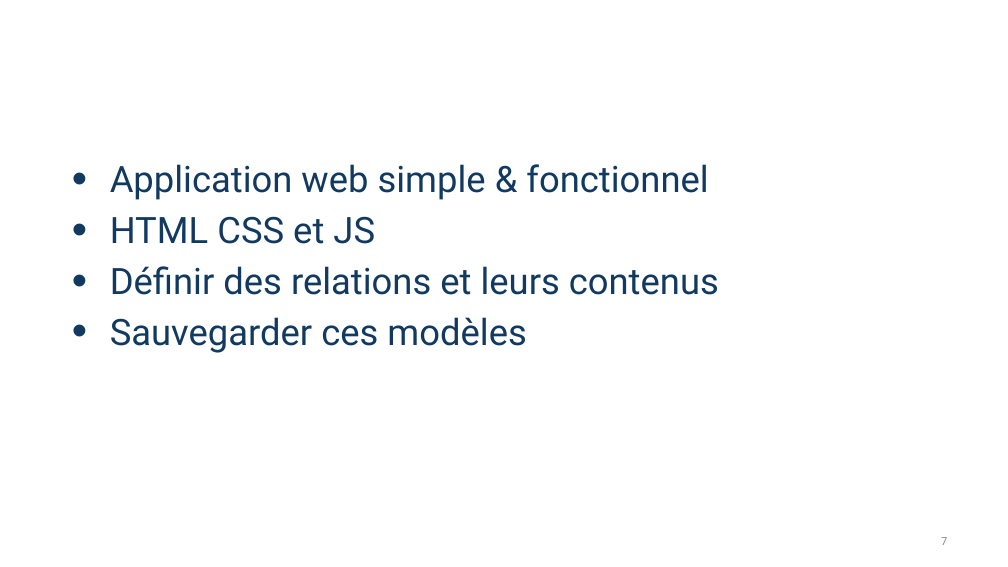
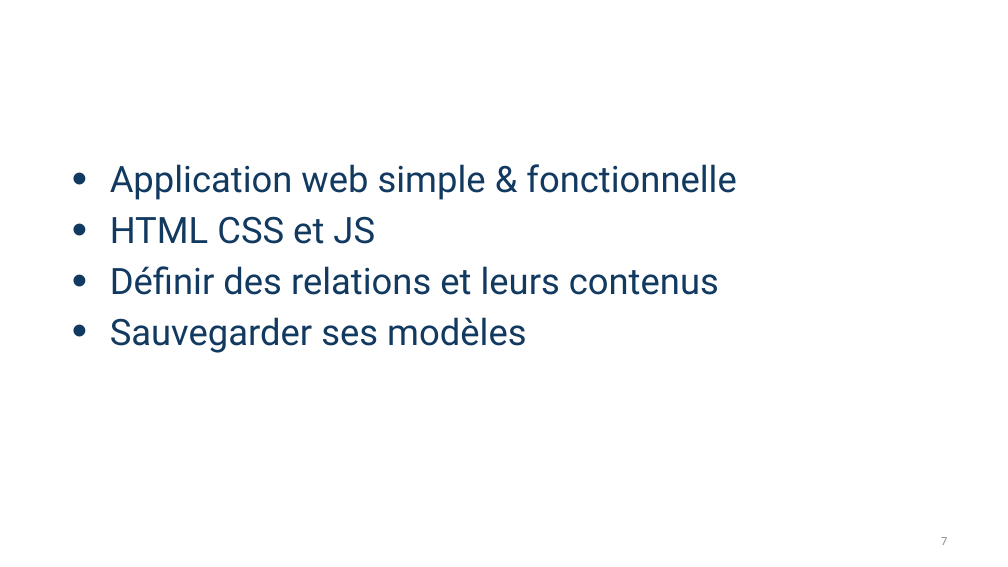
Before and after one commit to ncourvoisier/sar, a slide deck: slide 7 of doc/SoutenanceSAR.pptx. Drawn at 1008x567 pixels with LibreOffice and Linux fonts; fonts in the diff are those of the drawing; background and template pictures are left out. Boxes give left, top, right and bottom in pixels: in the first picture for what was removed or moved away, otherwise in the second. Text is boxed around its words. In the diff, an @@ line names an element or a change of style, - is before the commit and + after.

```diff
--- a/doc/SoutenanceSAR.pptx
+++ b/doc/SoutenanceSAR.pptx
@@ text at bbox=[110, 164, 736, 200]: text changed @@
-• Application web simple & fonctionnel
+• Application web simple & fonctionnelle
@@ text at bbox=[110, 317, 526, 353]: text changed @@
-• Sauvegarder ces modèles
+• Sauvegarder ses modèles
```
Also in this commit, not shown: 6 other slides changed, 1 slide removed.
